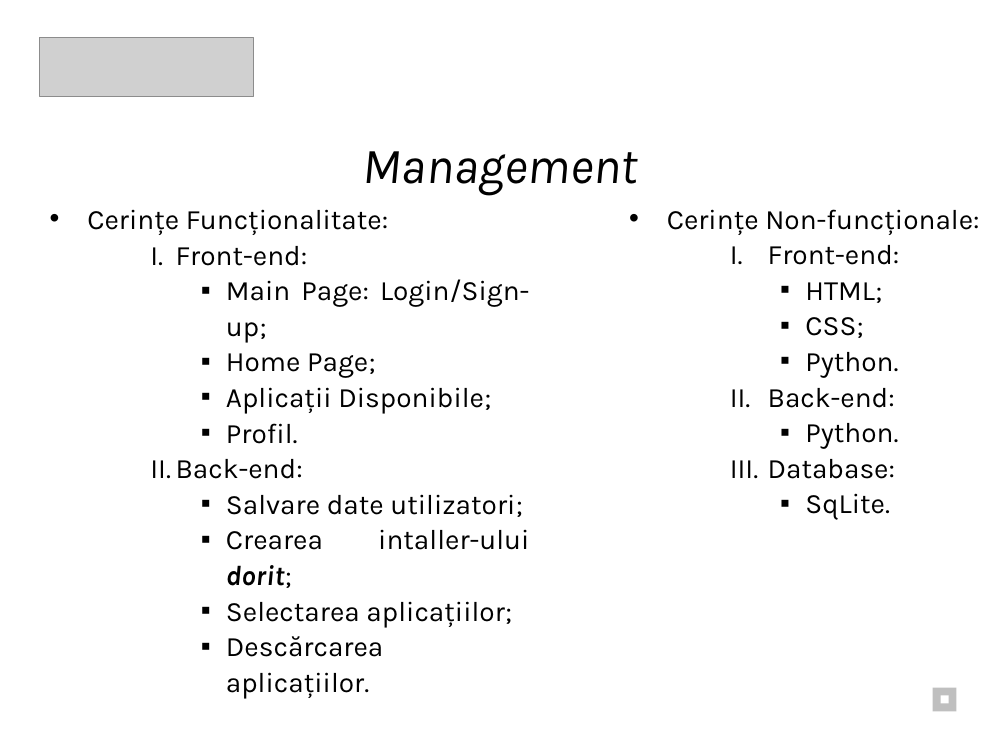
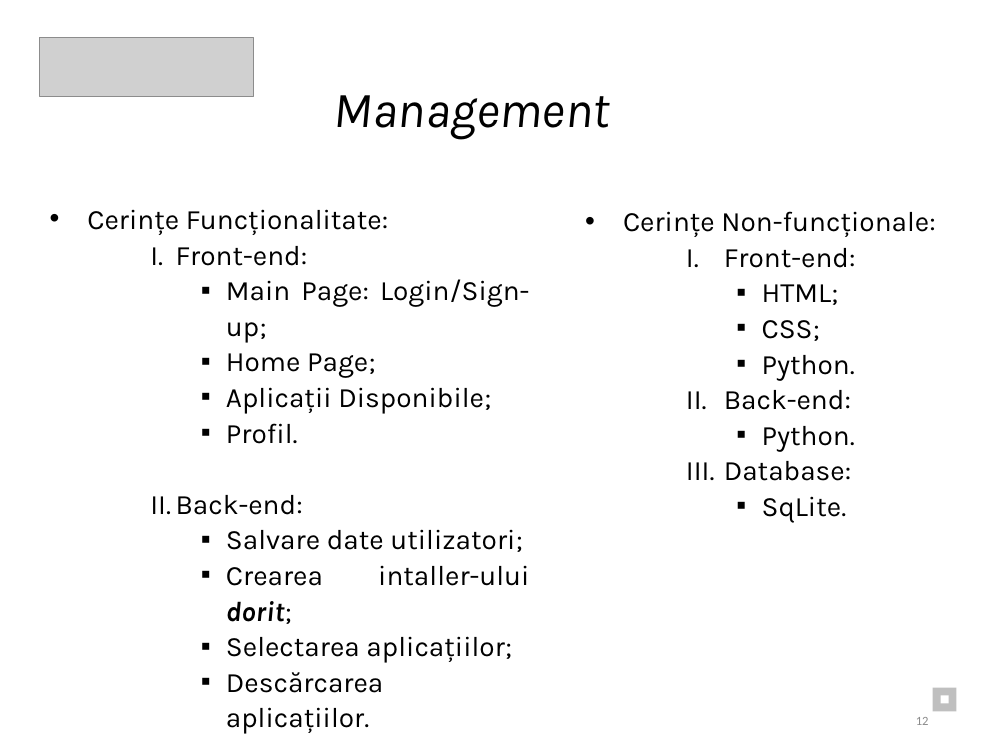
Before and after one commit to Eduard2609/TeaPython_ISW, a slide deck: slide 12 of Documentatie/Documentație_ PPT.pptx (slide 9 before the commit). Drawn at 1008x756 pixels with LibreOffice and Linux fonts; fonts in the diff are those of the drawing; grey boxes stand for pictures. Boxes give left, top, right and bottom in pixels: in the first picture for what was removed or moved away, otherwise in the second. Text is boxed around its words. In the diff, an @@ line names an element or a change of style, - is before the commit and + after.

```diff
--- a/Documentatie/Documentație_ PPT.pptx
+++ b/Documentatie/Documentație_ PPT.pptx
@@ text "Management": place and size @@
-text "Management" at bbox=[362, 151, 638, 196]
+text "Management" at bbox=[334, 95, 610, 139]
@@ text "Cerințe Funcționalitate:" rewrapped from bbox=[87, 209, 529, 699] to bbox=[87, 209, 529, 734] @@
@@ text "Cerințe Non-funcționale:": place and size @@
-text "Cerințe Non-funcționale:" at bbox=[667, 209, 979, 520]
+text "Cerințe Non-funcționale:" at bbox=[623, 211, 935, 523]
@@ page number added at bbox=[916, 717, 929, 725], 9 pt, text #8C8C8C @@
+12
```
Also in this commit, not shown: 9 other slides changed, 6 slides added, 1 other file.
